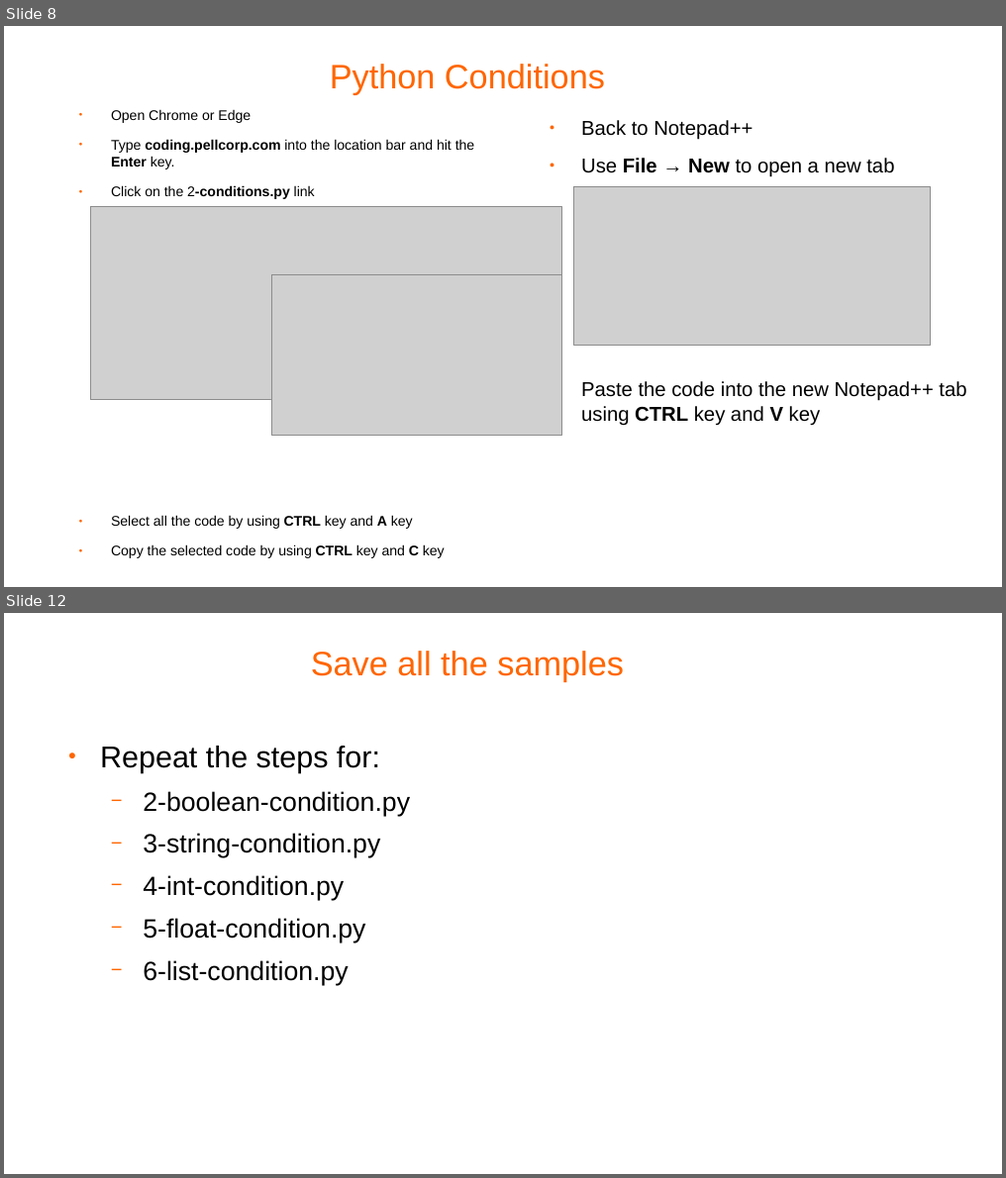
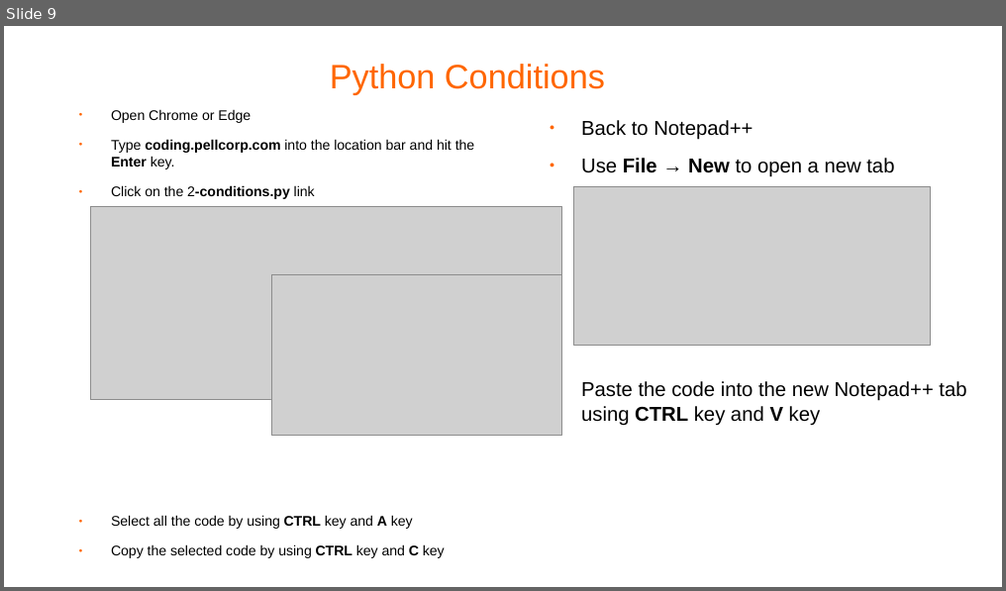
Before and after one commit to pellcorp/coding, a slide deck: docs/python-coding.odp. Shown one above the other, each under a label of ours: slides 8 and 12 before the commit, slide 9 after it; the slides between them are not shown. The pictures are 1006x1178 and 1006x591 pixels, drawn with LibreOffice and Linux fonts; fonts in the diff are those of the drawing; grey boxes stand for pictures; background and template pictures are left out. Boxes give left, top, right and bottom in pixels: in the first picture for what was removed or moved away, otherwise in the second. Text is boxed around its words. In the diff, an @@ line names an element or a change of style, - is before the commit and + after.

```diff
--- a/docs/python-coding.odp
+++ b/docs/python-coding.odp
@@ slide 12 removed at (4,613,1002,1174), background #FFFFFF @@
@@ title removed at (311,651,624,681) @@
-Save all the samples
@@ text removed at (100,746,410,985) @@
-● Repeat the steps for:
-  − 2-boolean-condition.py
-  − 3-string-condition.py
-  − 4-int-condition.py
-  − 5-float-condition.py
-  − 6-list-condition.py
@@ what was slide 8 is now slide 9 @@
```
Also in this commit, not shown: 3 slides changed, 1 slide added, 1 other file.
